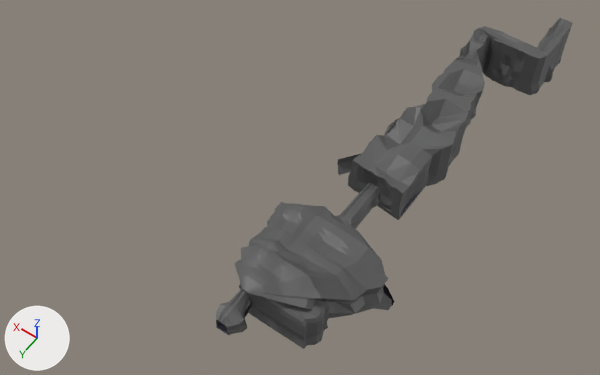
A saved change to the Blender file TresFabulasGeniales/Assets/Modelos/Entorno/segundaHistoria/escena3/mazmorra.blend.
Rendered twice from a 50 mm lens placed at (-70.0, 332.0, 272.0), pointed at (52.0, 162.0, 5.0). Lighting does not change. The marker at lower left points along +X, +Y and +Z.
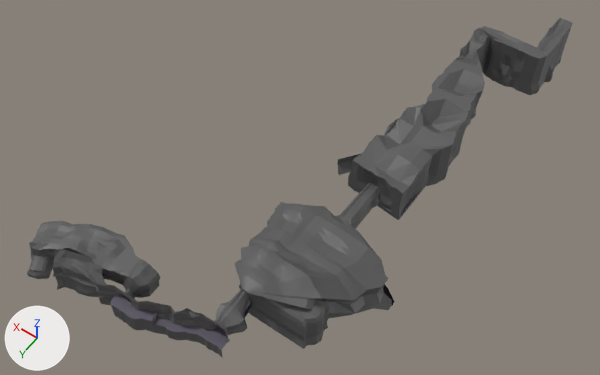
The change, as a list of edits to the scene's bpy script:
```text
Change me_plane:
    used by ob_plane; location = (0.0, 0.0, 0.0); scale = (3.06, 3.06, 3.06)
    remove me_plane.from_pydata(...)  # 4786 vertices, 4563 faces; spans x -2.4..16.8, y 7.8..77.1, z -0.3..11.3
    add me_plane.from_pydata(...)  # 6339 vertices, 6071 faces; spans x -2.4..35.9, y 7.8..84.9, z -0.3..11.3
    me_plane part 1: 4 vertices removed from x 1.6..9.8, y 68.7..74.5, z 5.6..10.6; 1558 vertices added at x 8.1..35.9, y 73.8..84.9, z 3.7..9.8
```

Pixel boxes (x1, y1, x2, y2) of what changed, in the pictures (600 x 375 px):
'Plane', reshaped (53% wider): before (216, 18, 572, 349); after (27, 18, 572, 358)
part 1 of me_plane, built on: before (242, 276, 333, 318); after (27, 221, 250, 358)
